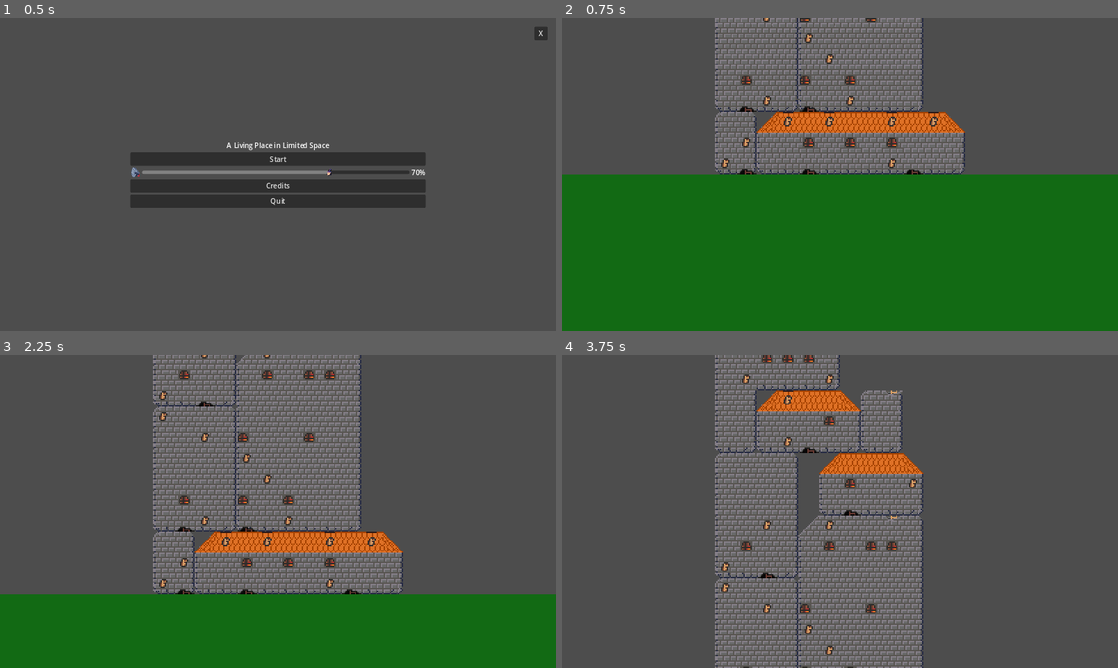
Above: before the commit, frames 1-4 (two rows, left to right).
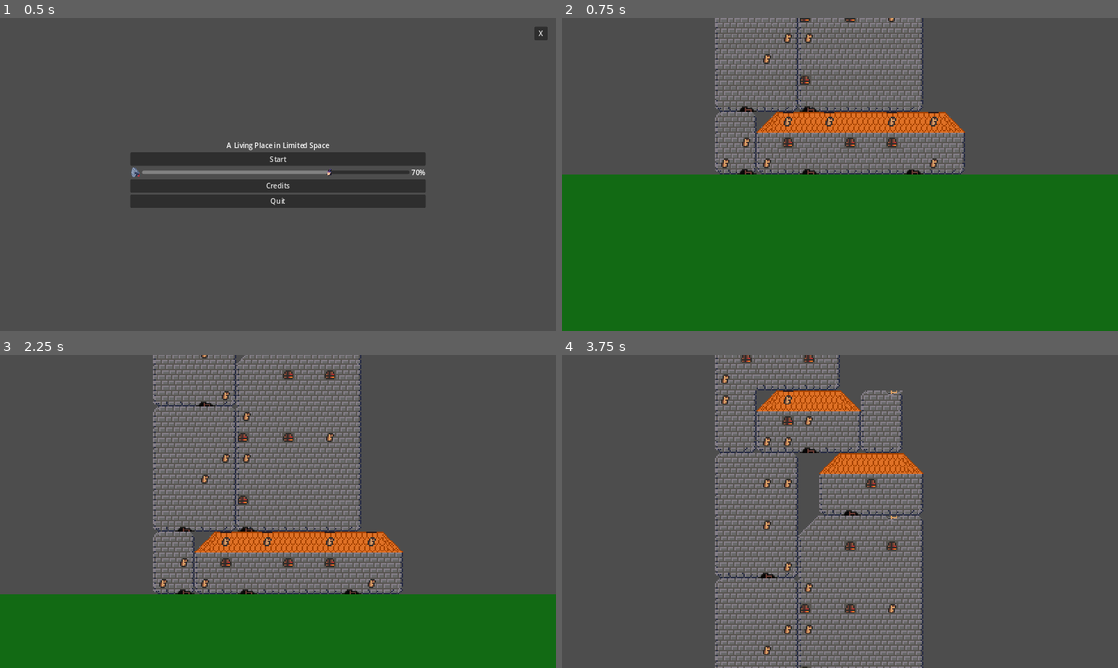
Above: after the commit, the same moments.

Repository: panorb/ludum-dare-54
Game: Godot game, scene res://world.tscn
Same seed, same stepped clock (60 frames per second), same inputs: the game is played once before the commit and once after it.
Inputs (mouse positions are in pixels of both pictures, inside the frame that each line leads up to):
- Up to frame 1 (0.5 s): no input
- Up to frame 2 (0.75 s): click "Start" at 0.5 s
- Up to frame 3 (2.25 s): tap Enter at 1.25 s; move the mouse to (400, 495) at 1.27 s; hold S (camera_down) 1.28-2 s; click (400, 495) at 1.42 s; tap Space at 1.52, 2 s; drag from (166, 527) to (250, 574) at 2.02 s
- Up to frame 4 (3.75 s): move the mouse to (895, 442) at 2.77 s; tap Mouse wheel down (camera_wheel_down) at 2.85 s; click (895, 442) at 2.92 s; drag from (812, 574) to (673, 464) at 3.52 s

Frame 1 is identical in both runs. In frame 2, 0.6% of the frame differs, in the area x 32-68%, y 0-48%; in frame 3, 1.0%; in frame 4, 1.3%, in the area x 28-64%, y 0-100%.

Commit message:
Add more decoration

Diff:
--- a/godot/building/building.gd
+++ b/godot/building/building.gd
@@ -17,6 +17,7 @@
 @export var trap_door_probability = 0.25
 
 @export var window_probability = 0.4
+@export var decoration_probability = 0.3
 
 
 
@@ -191,6 +192,14 @@
 				grid[i][j].set_decoration(1)
 			if allows_hole(i, j) and randf() < hole_probability:
 				grid[i][j].set_decoration(2)
+			if allows_decoration(i, j) and randf() < decoration_probability:
+				grid[i][j].set_decoration(10+randi_range(0, 26))
+
+func allows_decoration(i, j) -> bool:
+	if grid[i][j].is_empty:
+		return false
+
+	return true
 
 func allows_window(i, j) -> bool:
 	if grid[i][j].is_empty:
--- a/godot/building/building_tile.gd
+++ b/godot/building/building_tile.gd
@@ -109,6 +109,8 @@
 				tile_decoration = Vector2i(0, 0)
 			else:
 				tile_decoration = Vector2i(2, 0)
+		if decoration >= 10:
+			tile_decoration = Vector2i(6+(decoration-10)/7, 7+(decoration-10)%7)
 
 	if is_window:
 		if left_right_edge == 1:
